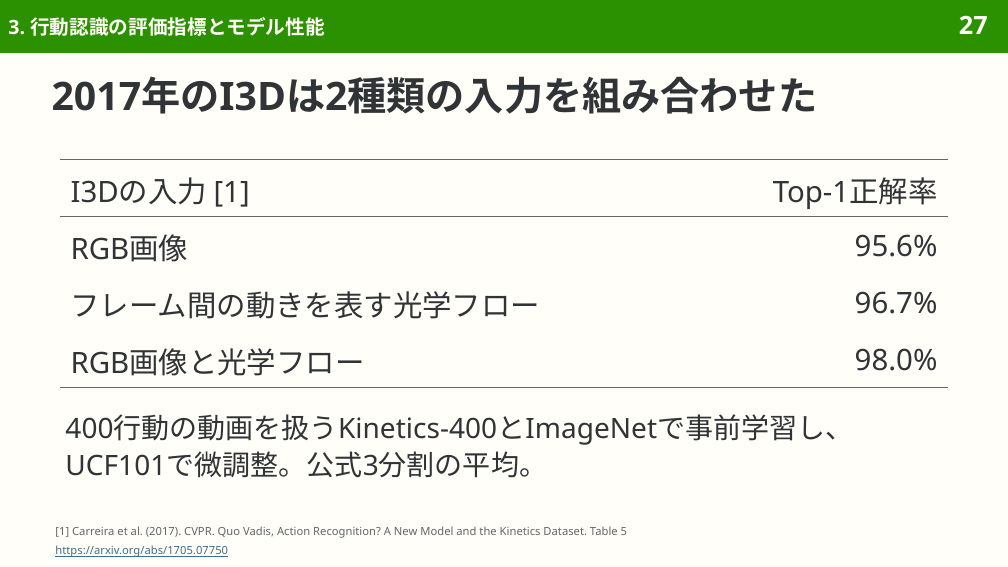
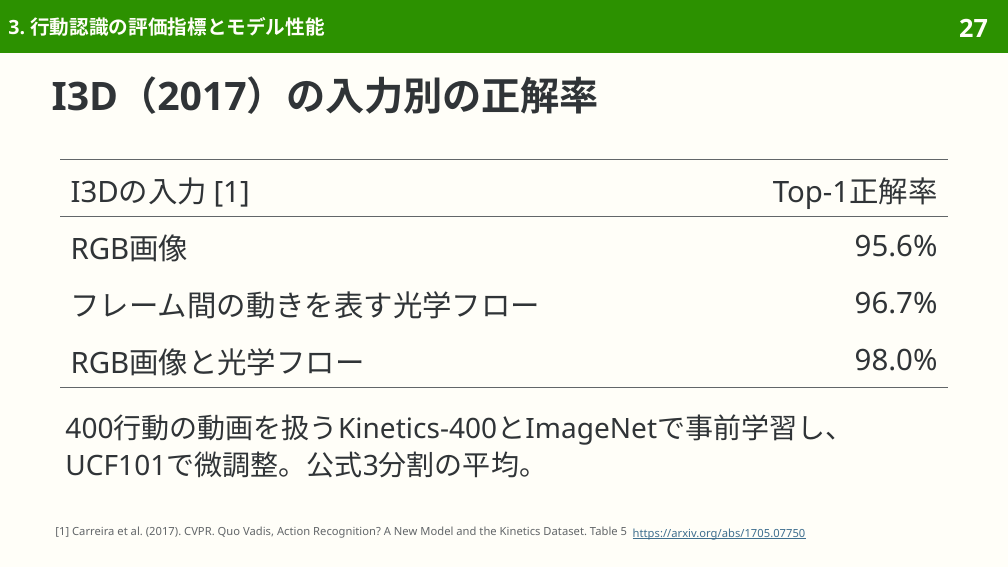
Before and after one commit to sasakiy84/datasets-in-10-minutes, a slide deck: slide 27 of slides/datasets-in-10-minutes-ucf101.pptx. Drawn at 1008x567 pixels with LibreOffice and Linux fonts; fonts in the diff are those of the drawing. Boxes give left, top, right and bottom in pixels: in the first picture for what was removed or moved away, otherwise in the second. Text is boxed around its words. In the diff, an @@ line names an element or a change of style, - is before the commit and + after.

```diff
--- a/slides/datasets-in-10-minutes-ucf101.pptx
+++ b/slides/datasets-in-10-minutes-ucf101.pptx
@@ title at [52,76,600,114]: text changed @@
-2017年のI3Dは2種類の入力を組み合わせた
+I3D（2017）の入力別の正解率
@@ text "https://arxiv.org/abs/1705.07750": place and size @@
-text "https://arxiv.org/abs/1705.07750" at [55,545,228,557]
+text "https://arxiv.org/abs/1705.07750" at [633,528,806,540]
```
Also in this commit, not shown: 71 other slides changed, 15 other files.
